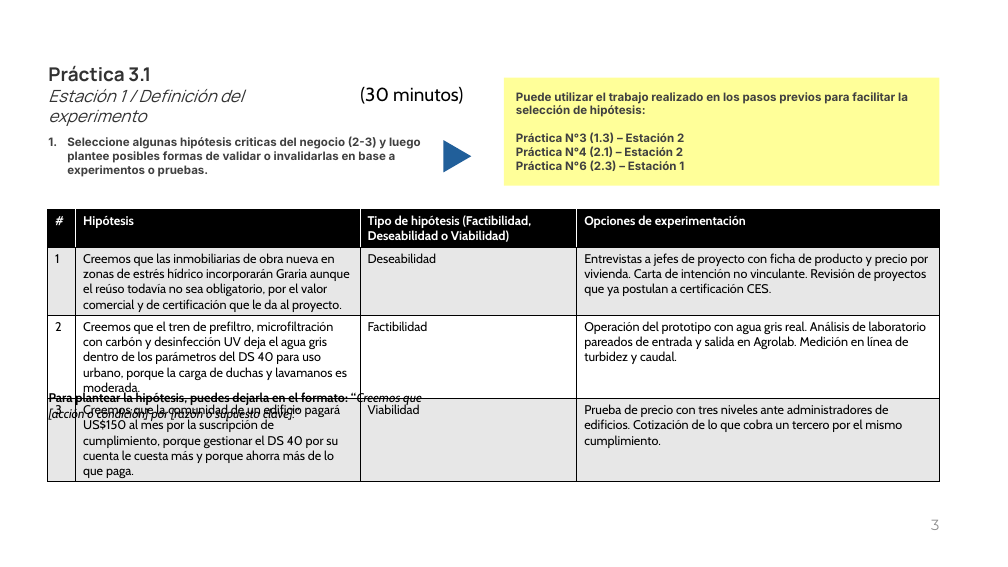
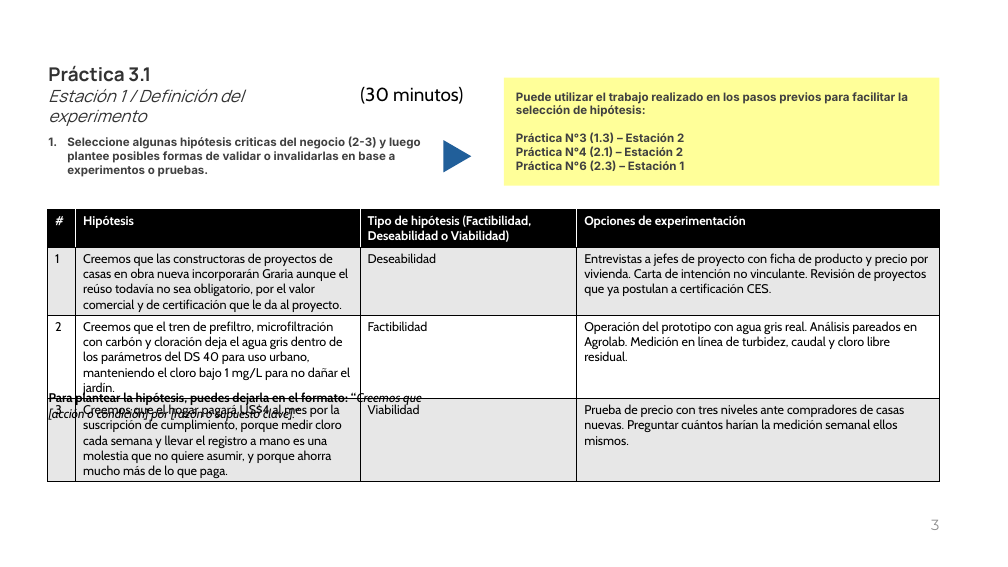
Before and after one commit to alnicozu/graria-taller-emprendimiento, a slide deck: slide 3 of modulo-3/originales/Practica-8-3.1-Graria.pptx. Drawn at 1008x567 pixels with LibreOffice and Linux fonts; fonts in the diff are those of the drawing. Boxes give left, top, right and bottom in pixels: in the first picture for what was removed or moved away, otherwise in the second. Text is boxed around its words. In the diff, an @@ line names an element or a change of style, - is before the commit and + after.

```diff
--- a/modulo-3/originales/Practica-8-3.1-Graria.pptx
+++ b/modulo-3/originales/Practica-8-3.1-Graria.pptx
@@ table at (x1=48, y1=209, x2=940, y2=482) @@
-row 2, column 2: Creemos que las inmobiliarias de obra nueva en zonas de estrés hídrico incorporarán Graria aunque el reúso todavía no sea obligatorio, por el valor comercial y de certificación que le da al proyecto.
+row 2, column 2: Creemos que las constructoras de proyectos de casas en obra nueva incorporarán Graria aunque el reúso todavía no sea obligatorio, por el valor comercial y de certificación que le da al proyecto.
-row 3, column 2: Creemos que el tren de prefiltro, microfiltración con carbón y desinfección UV deja el agua gris dentro de los parámetros del DS 40 para uso urbano, porque la carga de duchas y lavamanos es moderada.
+row 3, column 2: Creemos que el tren de prefiltro, microfiltración con carbón y cloración deja el agua gris dentro de los parámetros del DS 40 para uso urbano, manteniendo el cloro bajo 1 mg/L para no dañar el jardín.
-row 3, column 4: Operación del prototipo con agua gris real. Análisis de laboratorio pareados de entrada y salida en Agrolab. Medición en línea de turbidez y caudal.
+row 3, column 4: Operación del prototipo con agua gris real. Análisis pareados en Agrolab. Medición en línea de turbidez, caudal y cloro libre residual.
-row 4, column 2: Creemos que la comunidad de un edificio pagará US$150 al mes por la suscripción de cumplimiento, porque gestionar el DS 40 por su cuenta le cuesta más y porque ahorra más de lo que paga.
+row 4, column 2: Creemos que el hogar pagará US$4 al mes por la suscripción de cumplimiento, porque medir cloro cada semana y llevar el registro a mano es una molestia que no quiere asumir, y porque ahorra mucho más de lo que paga.
-row 4, column 4: Prueba de precio con tres niveles ante administradores de edificios. Cotización de lo que cobra un tercero por el mismo cumplimiento.
+row 4, column 4: Prueba de precio con tres niveles ante compradores de casas nuevas. Preguntar cuántos harían la medición semanal ellos mismos.
```
Also in this commit, not shown: 3 other slides changed, 23 other files.
